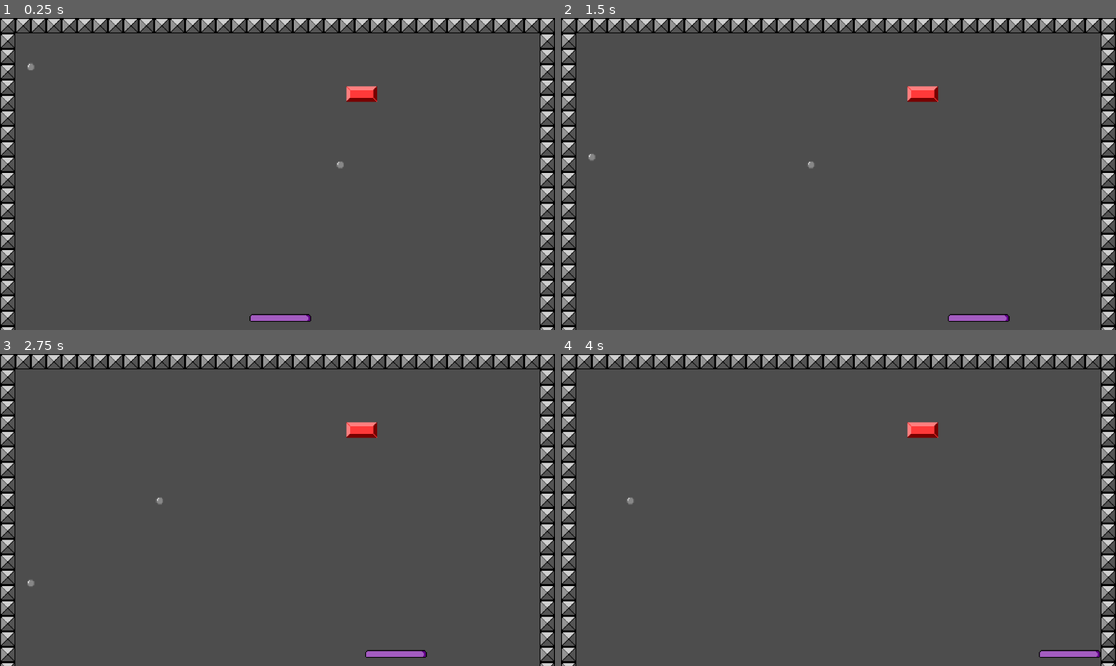
Above: before the commit, frames 1-4 (two rows, left to right).
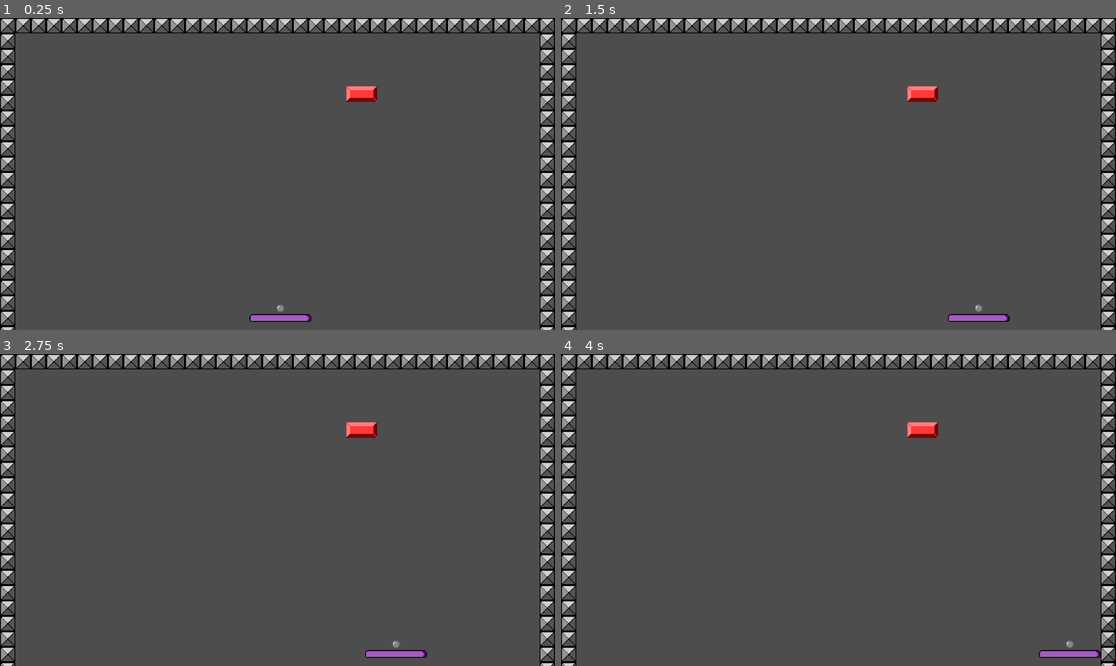
Above: after the commit, the same moments.

Repository: Morswin/Brick-Smasher
Game: Godot game, scene res://game_loop.tscn
The game is run twice, just before and just after one commit, with the same random seed, the same clock (stepped at 60 frames per second) and the same inputs.
Inputs:
- Up to frame 1 (0.25 s): no input
- Up to frame 2 (1.5 s): tap Enter (ui_accept) at 0.5, 0.6, 0.77, 1.07, 1.35 s; hold Right (ui_right) from 0.53 s (still down)
- Up to frame 3 (2.75 s): tap Enter (ui_accept) at 1.52, 1.82, 2.1 s; release Right (ui_right) at 2.03 s; hold Left (ui_left) from 2.03 s (still down)
- Up to frame 4 (4 s): release Left (ui_left) at 2.78 s; hold Right (ui_right) from 2.78 s (still down); tap Enter (ui_accept) at 2.85, 3.02, 3.32, 3.6, 3.77 s

The runs differ from the first frame. In frame 1, less than 0.1% of the frame differs, in the area x 5-62%, y 14-94%; in frame 2, less than 0.1%; in frame 3, less than 0.1%; in frame 4, less than 0.1%.

Commit message:
Ball gets attached to the deflector if set to do so

Diff:
--- a/ball/ball.gd
+++ b/ball/ball.gd
@@ -24,7 +24,7 @@
 
 func _physics_process(_delta):
 	if attached:
-		pass
+		position = get_parent().deflector.ball_holder.global_position
 	else:
 		if is_on_ceiling():
 			direction.y = direction.y * -1
--- a/ball/ball_manager.gd
+++ b/ball/ball_manager.gd
@@ -1,21 +1,13 @@
 extends Node2D
 
 
-var list_of_balls: Dictionary = {}
-
-const ball_scene := preload("res://ball/ball.tscn")
+const BALL_SCENE := preload("res://ball/ball.tscn")
 
 @onready var deflector := $"../deflector"
 
 
 func _ready():
-	var _new_ball = ball_scene.instantiate()
+	var _new_ball = BALL_SCENE.instantiate()
 	_new_ball.position = Vector2(64, 64)
+	_new_ball.attached = true
 	add_child(_new_ball)
-
-
-func _process(_delta):
-	if Input.is_action_just_pressed("ui_accept"):
-		print("Click")
-	if len(list_of_balls.keys()) == 0:
-		pass  # Initiate 1 ball and attatch it to deflector
--- a/deflector/deflector.gd
+++ b/deflector/deflector.gd
@@ -3,6 +3,8 @@
 
 
 const SPEED = 300.0
+
+@onready var ball_holder := $BallHolder
 
 
 func _physics_process(_delta):
--- a/game_loop.tscn
+++ b/game_loop.tscn
@@ -1,7 +1,6 @@
-[gd_scene load_steps=6 format=3 uid="uid://dbb48vxjrl16r"]
+[gd_scene load_steps=5 format=3 uid="uid://dbb48vxjrl16r"]
 
 [ext_resource type="PackedScene" uid="uid://cpkvgqw024kep" path="res://deflector/deflector.tscn" id="1_t2grt"]
-[ext_resource type="PackedScene" uid="uid://jdpoenn4h3sd" path="res://ball/ball.tscn" id="2_8mk78"]
 [ext_resource type="Script" path="res://ball/ball_manager.gd" id="2_80387"]
 [ext_resource type="PackedScene" uid="uid://bh8spe44886s6" path="res://edge/edge.tscn" id="3_q17ps"]
 [ext_resource type="PackedScene" uid="uid://bxdioxecoupv5" path="res://brick/brick.tscn" id="4_x0iog"]
@@ -14,10 +13,6 @@
 [node name="ball manager" type="Node2D" parent="."]
 script = ExtResource("2_80387")
 
-[node name="ball" parent="ball manager" instance=ExtResource("2_8mk78")]
-position = Vector2(744, 305)
-direction = Vector2(-1, 0)
-
 [node name="edges" type="Node2D" parent="."]
 
 [node name="edge top" type="Node2D" parent="edges"]
